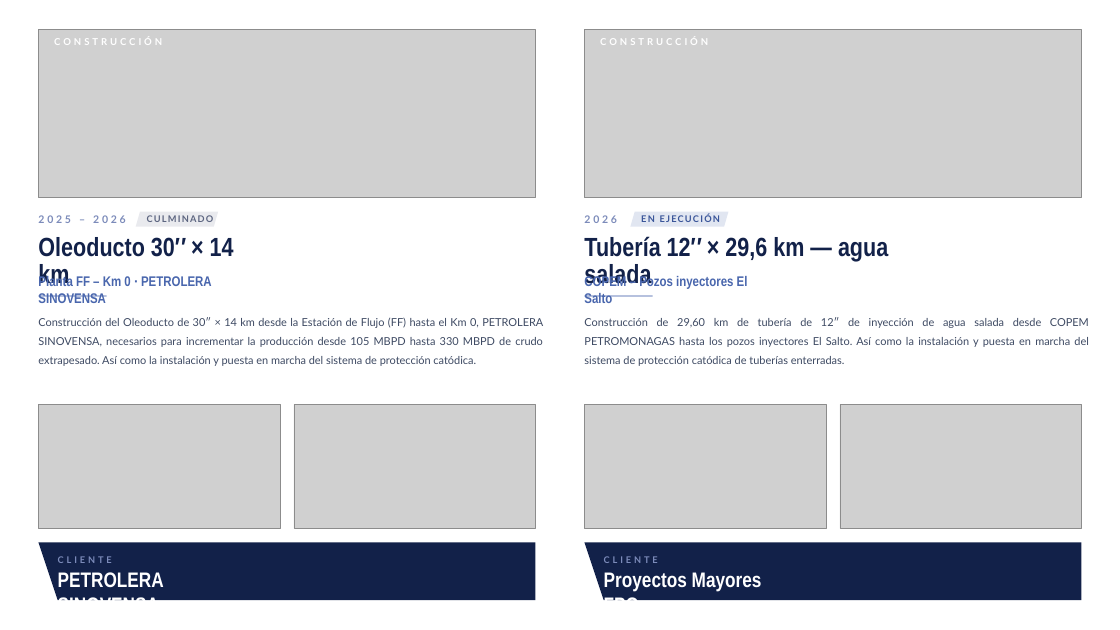
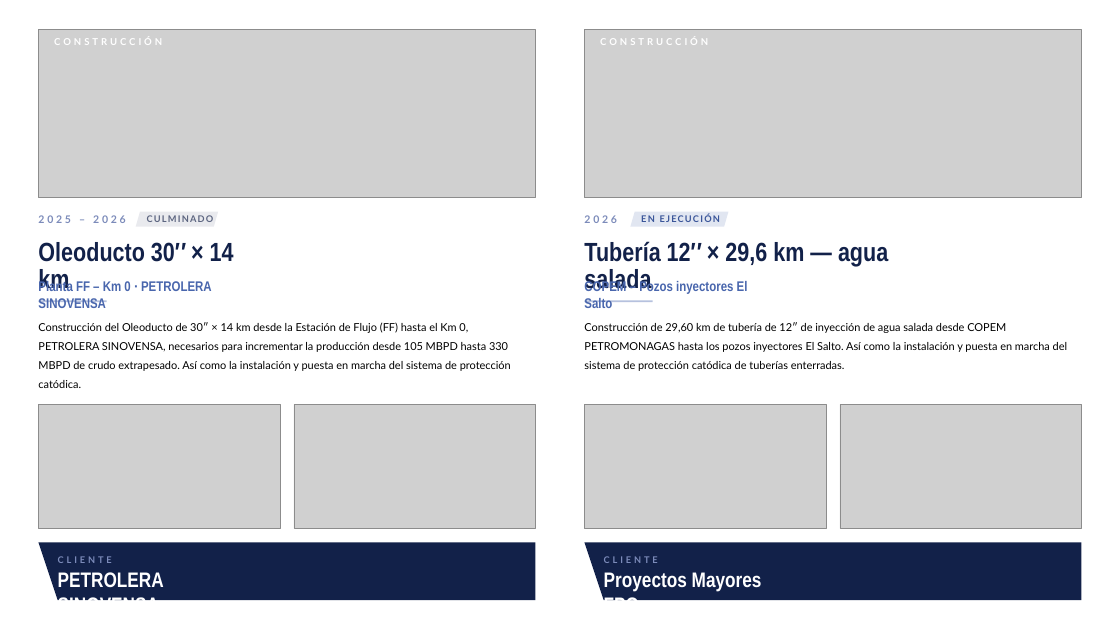
Before and after one commit to xavier-ramirez/brochure, a slide deck: slide 8 of Brochure_Vidalsa27.pptx (slide 7 before the commit). Drawn at 1120x630 pixels with LibreOffice and Linux fonts; fonts in the diff are those of the drawing; grey boxes stand for pictures; background and template pictures are left out. Boxes give left, top, right and bottom in pixels: in the first picture for what was removed or moved away, otherwise in the second. Text is boxed around its words. In the diff, an @@ line names an element or a change of style, - is before the commit and + after.

```diff
--- a/Brochure_Vidalsa27.pptx
+++ b/Brochure_Vidalsa27.pptx
@@ text "Construcción del Oleoducto de 30″ ..." at box(38, 322, 511, 371): text colour #3E4A63 to #000000; alignment justified to left @@
@@ text "Construcción de 29,60 km de ..." at box(584, 322, 1067, 371): text colour #3E4A63 to #000000; alignment justified to left @@
@@ 4 texts, 2 rectangles: place and size @@
-4 texts, 2 rectangles at box(38, 236, 888, 303)
+4 texts, 2 rectangles at box(38, 241, 888, 308)
```
Also in this commit, not shown: 14 other slides changed, 4 slides added, 3 slides removed, 6 other files.
